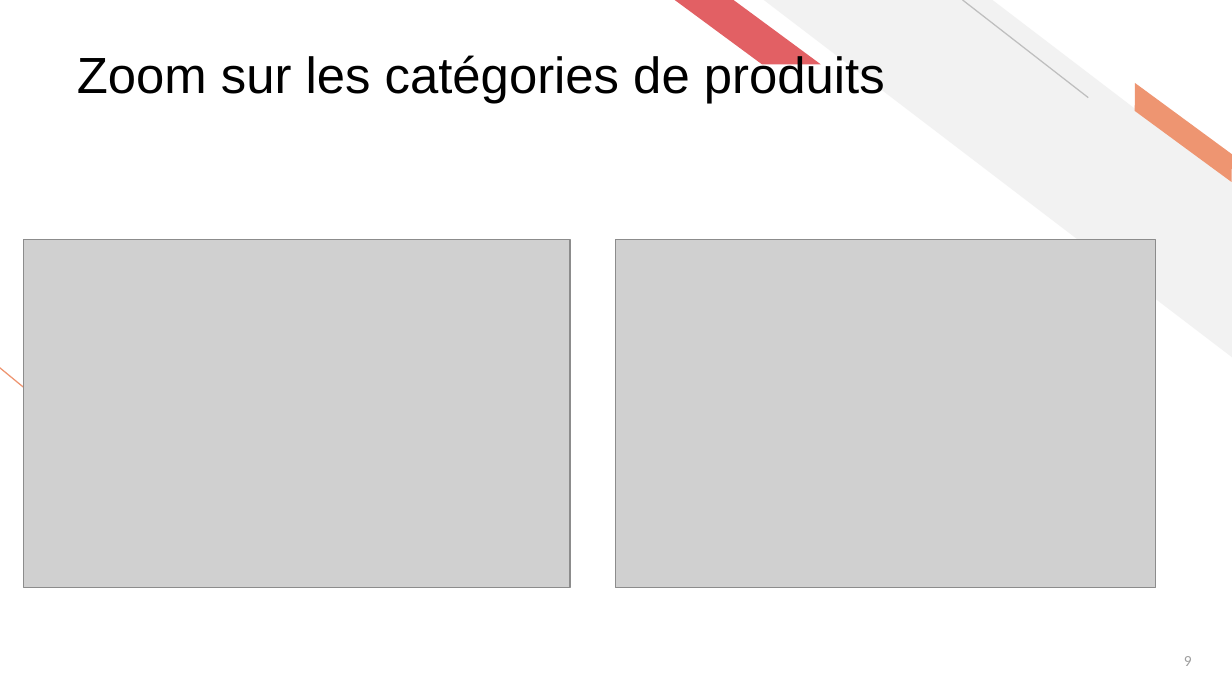
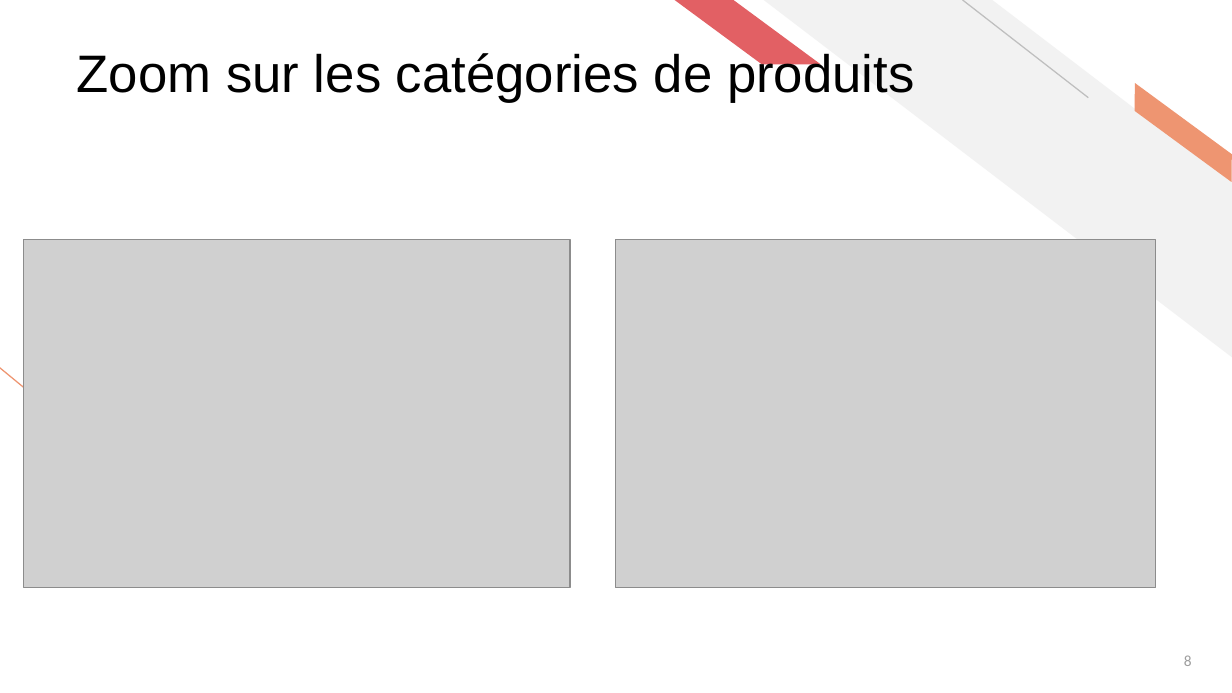
Before and after one commit to ziedbelhocine/Cours-OC, a slide deck: slide 8 of Data_Analyst/Projet_9/Belhocine_Zied_2_support_presentation_042026.pptx (slide 9 before the commit). Drawn at 1232x693 pixels with LibreOffice and Linux fonts; fonts in the diff are those of the drawing; grey boxes stand for pictures. Boxes give left, top, right and bottom in pixels: in the first picture for what was removed or moved away, otherwise in the second. Text is boxed around its words. In the diff, an @@ line names an element or a change of style, - is before the commit and + after.

```diff
--- a/Data_Analyst/Projet_9/Belhocine_Zied_2_support_presentation_042026.pptx
+++ b/Data_Analyst/Projet_9/Belhocine_Zied_2_support_presentation_042026.pptx
@@ title "Zoom sur les catégories de ..." at (77, 50, 914, 103): size 29.7 to 30.8 pt @@
@@ page number at (1184, 655, 1192, 666): text changed @@
-9
+8
```
Also in this commit, not shown: 20 other slides changed, 1 slide added, 1 slide removed, 2 other files.
